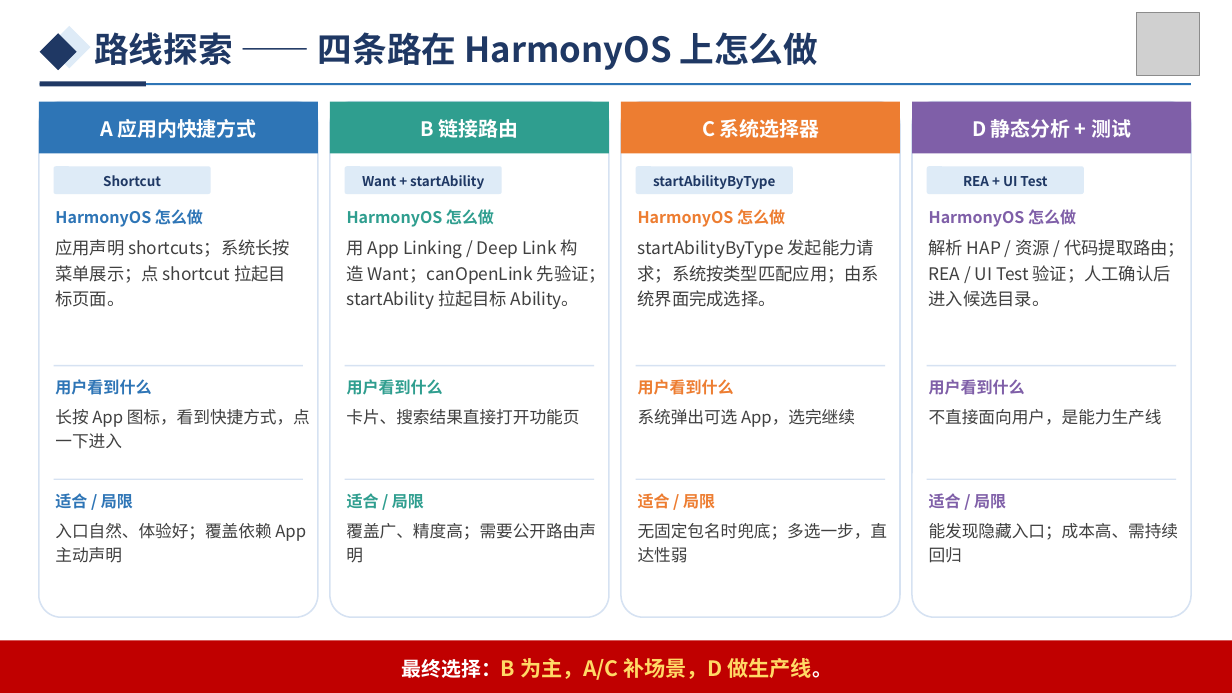
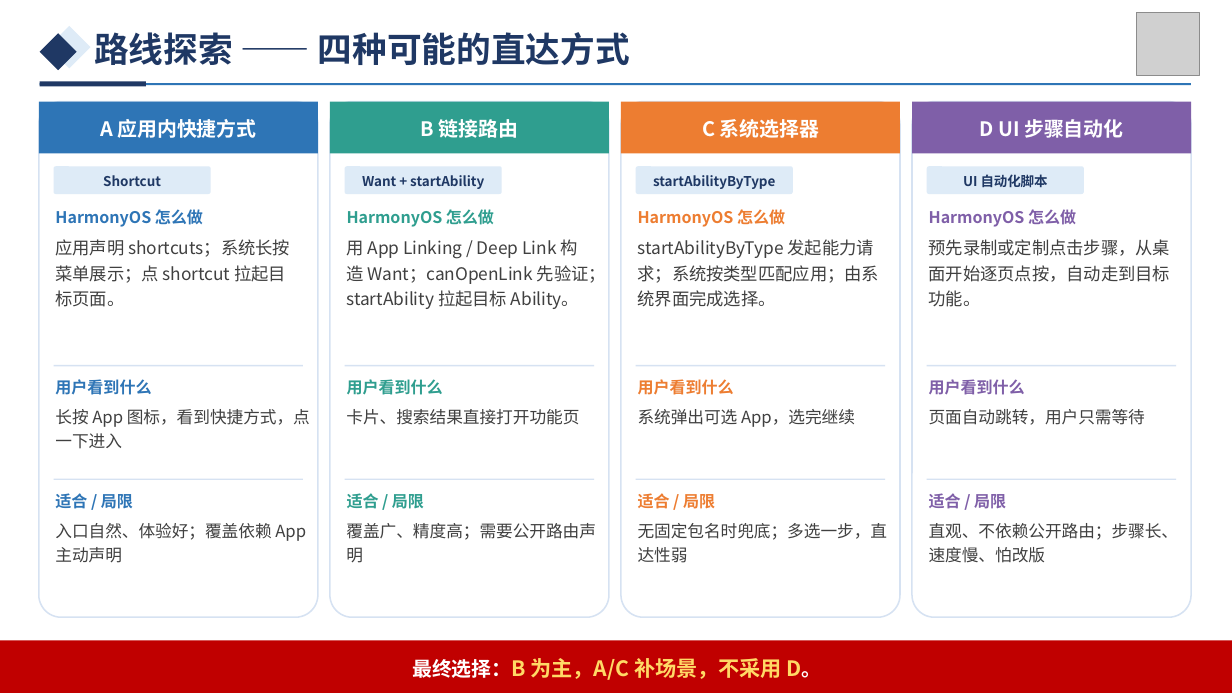
Before and after one commit to growvv/stargate, a slide deck: slide 7 of submission/StarGate_答辩PPT.pptx (slide 8 before the commit). Drawn at 1232x693 pixels with LibreOffice and Linux fonts; fonts in the diff are those of the drawing; grey boxes stand for pictures. Boxes give left, top, right and bottom in pixels: in the first picture for what was removed or moved away, otherwise in the second. Text is boxed around its words. In the diff, an @@ line names an element or a change of style, - is before the commit and + after.

```diff
--- a/submission/StarGate_答辩PPT.pptx
+++ b/submission/StarGate_答辩PPT.pptx
@@ text at (x1=94, y1=32, x2=630, y2=65): text changed @@
-路线探索 —— 四条路在 HarmonyOS 上怎么做
+路线探索 —— 四种可能的直达方式
@@ text at (x1=980, y1=119, x2=1123, y2=138): text changed @@
-D 静态分析 + 测试
+D UI 步骤自动化
@@ text at (x1=963, y1=174, x2=1048, y2=187): text changed @@
-REA + UI Test
+UI 自动化脚本
@@ text at (x1=929, y1=239, x2=1171, y2=307): text changed @@
-解析 HAP / 资源 / 代码提取路由；REA / UI Test 验证；人工确认后进入候选目录。
+预先录制或定制点击步骤，从桌面开始逐页点按，自动走到目标功能。
@@ text at (x1=929, y1=409, x2=1145, y2=425): text changed @@
-不直接面向用户，是能力生产线
+页面自动跳转，用户只需等待
@@ text at (x1=929, y1=523, x2=1179, y2=563): text changed @@
-能发现隐藏入口；成本高、需持续回归
+直观、不依赖公开路由；步骤长、速度慢、怕改版
@@ text at (x1=412, y1=658, x2=822, y2=680): text changed @@
-最终选择：B 为主，A/C 补场景，D 做生产线。
+最终选择：B 为主，A/C 补场景，不采用 D。
```
Also in this commit, not shown: 9 other slides changed, 1 slide added, 2 slides removed, 51 other files.
